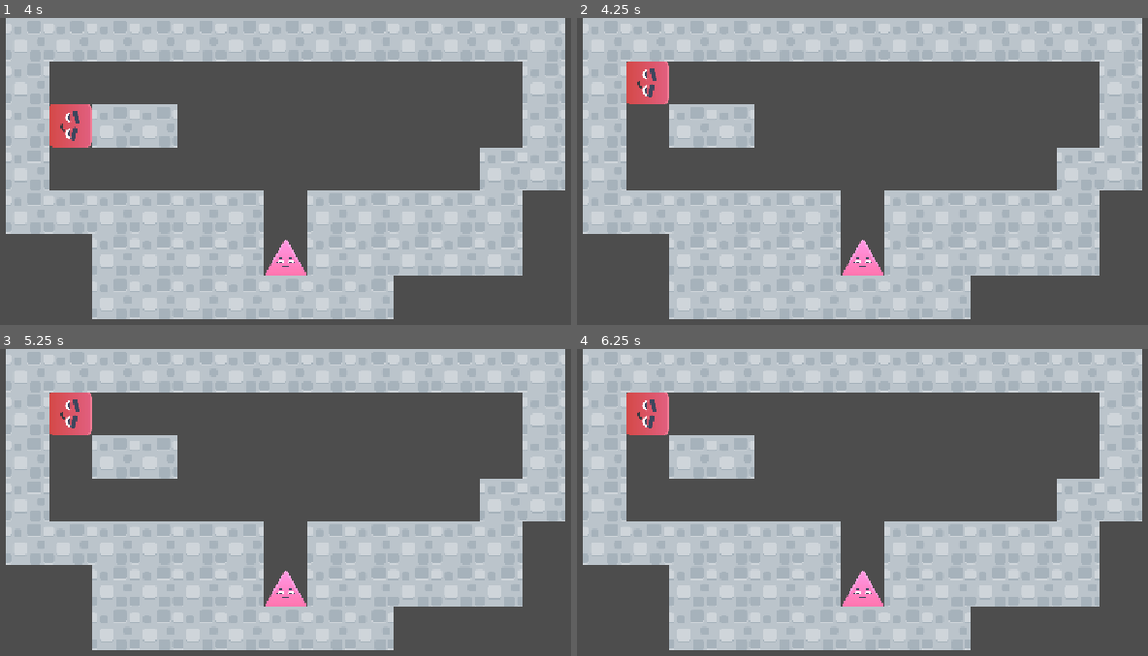
Above: before the commit, frames 1-4 (two rows, left to right).
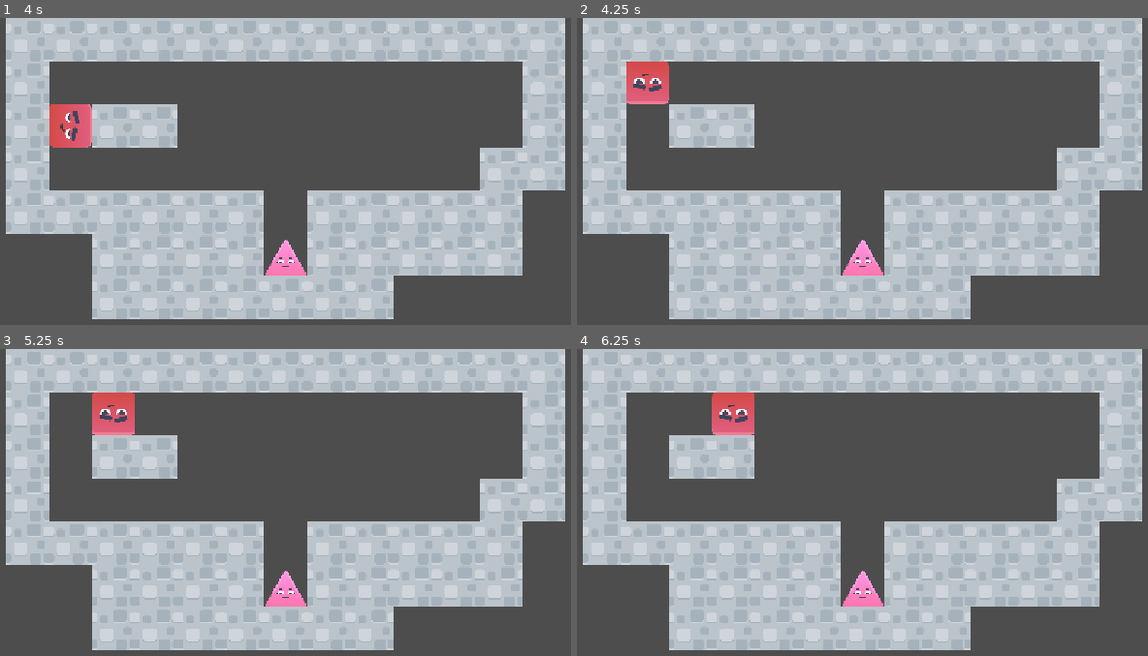
Above: after the commit, the same moments.

Repository: pklito/juniper-jam
Game: Godot game, scene res://scenes/level1.tscn
The game is run twice, just before and just after one commit, with the same random seed, the same clock (stepped at 60 frames per second) and the same inputs.
Inputs:
- Up to frame 1 (4 s): tap Enter at 0.5, 2.75 s; tap Space at 2, 3.5 s
- Up to frame 2 (4.25 s): no input
- Up to frame 3 (5.25 s): tap Enter at 5 s
- Up to frame 4 (6.25 s): tap Space at 5.75 s

Frame 1 is identical in both runs. In frame 2, 0.6% of the frame differs, in the area x 8-17%, y 14-29%; in frame 3, 1.9%, in the area x 8-24%, y 14-29%; in frame 4, 1.9%.

Commit message:
walking correctly

Diff:
--- a/scripts/game.gd
+++ b/scripts/game.gd
@@ -37,20 +37,18 @@
 
 	func _move_internal(move_vec: Vector2i) -> void:
 		if tile_config.get_tile_type(tiles, pos + move_vec) == Utils.TileType.NONE:
-			print("moving ", move_vec, " from position ", pos, " facing ", ground_dir, " to ", pos + move_vec)
 			pos = pos + move_vec
 			if tile_config.get_tile_type(tiles, pos + move_vec) != Utils.TileType.NONE:
-
-				ground_dir = posmod(-Utils.vec2_to_dir(move_vec) + ground_dir, 4)
+				ground_dir = Utils.vec2_to_dir(move_vec)
 
 	func update_graphics() -> void:
 		player_node.position = tile_config.pos_to_pixel(pos)
 		player_node.rotation_degrees = ground_dir * 90
 	func move_left() -> void:
-		var test_dir = posmod(ground_dir - 1, 4)
+		var test_dir = posmod(ground_dir + 1, 4)
 		_move_internal(Utils.dir_to_vec2(test_dir))
 	func move_right() -> void:
-		var test_dir = posmod(ground_dir + 1, 4)
+		var test_dir = posmod(ground_dir - 1, 4)
 		_move_internal(Utils.dir_to_vec2(test_dir))
 
 class PlayerSquare extends Player:
--- a/scripts/utils.gd
+++ b/scripts/utils.gd
@@ -5,10 +5,10 @@
 }
 
 const DIRS := [
+	Vector2i.DOWN,
+	Vector2i.LEFT,
 	Vector2i.UP,
-	Vector2i.RIGHT,
-	Vector2i.DOWN,
-	Vector2i.LEFT
+	Vector2i.RIGHT
 ]
 
 static func rotate_clockwise(vec: Vector2i) -> Vector2i:
